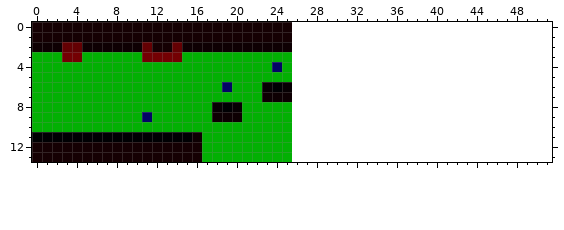
Pixel-art sprite, stored at res/niveles/level_caverna_data.png. The picture above is the old version.
The file is 26x14 pixels. Colours within 5 levels of each other are drawn and written as one. The old version is drawn lined up with the new one, on the new canvas.
And afterwards:
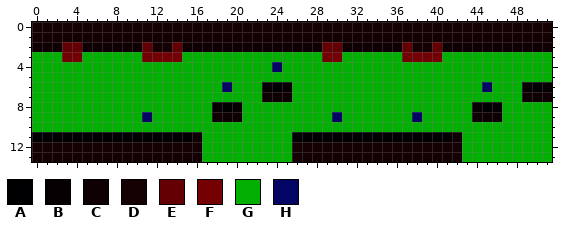
Palette (. is transparent): A #000003  B #070003  C #0e0003  D #150003  E #640003  F #740003  G #02b003  H #020564
From old to new:
canvas 26x14 -> 52x14
Colour A is added in row 6 at x 50; in row 8 at x 45; in row 11 at x 26 to 41.
Colour B is added in row 6 at x 49 and 51; in row 8 at x 44 and 46.
Colour C is added in row 2 at x 26 to 28, 31 to 36 and 41 to 51; in row 7 at x 49 to 51; in row 9 at x 44 to 46; in row 11 at x 42.
Colour D is added in rows 0 to 1 at x 26 to 51; in row 2 at x 38 to 39; in rows 12 to 13 at x 26 to 42.
Colour E is added in row 2 at x 29 to 30, 37 and 40.
Colour F is added in row 3 at x 29 to 30 and 37 to 40.
Colour G is added in row 3 at x 26 to 28, 31 to 36 and 41 to 51; in rows 4 to 5 at x 26 to 51; in row 6 at x 26 to 44 and 46 to 48; in row 7 at x 26 to 48; in row 8 at x 26 to 43 and 47 to 51; in row 9 at x 26 to 29, 31 to 37, 39 to 43 and 47 to 51.
Colour G is added in row 10 at x 26 to 51; in rows 11 to 13 at x 43 to 51.
Colour H is added in row 6 at x 45; in row 9 at x 30 and 38.
Where, in picture pixels (left, top, right, bottom), the same in both pictures:
added: (292, 22, 552, 162)
